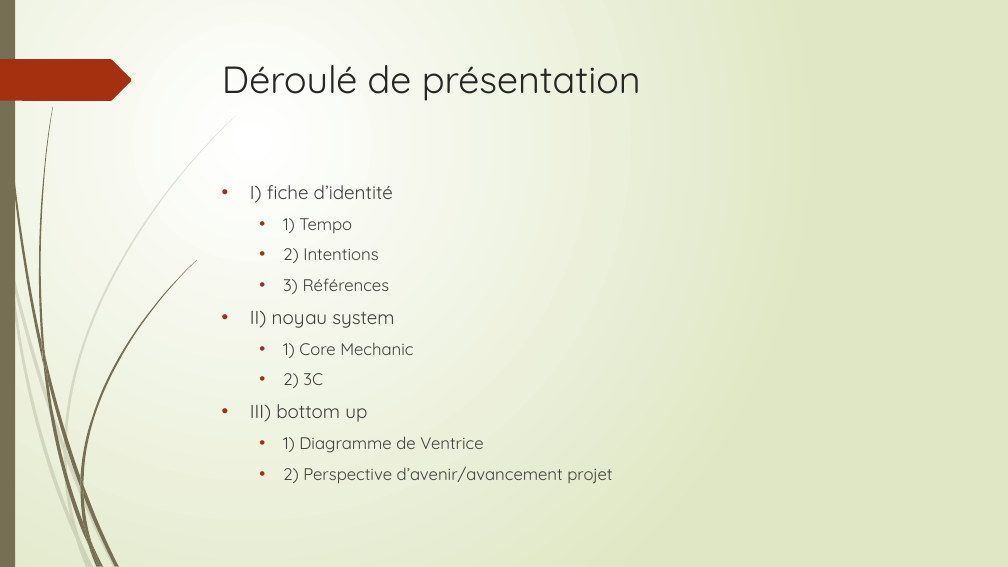
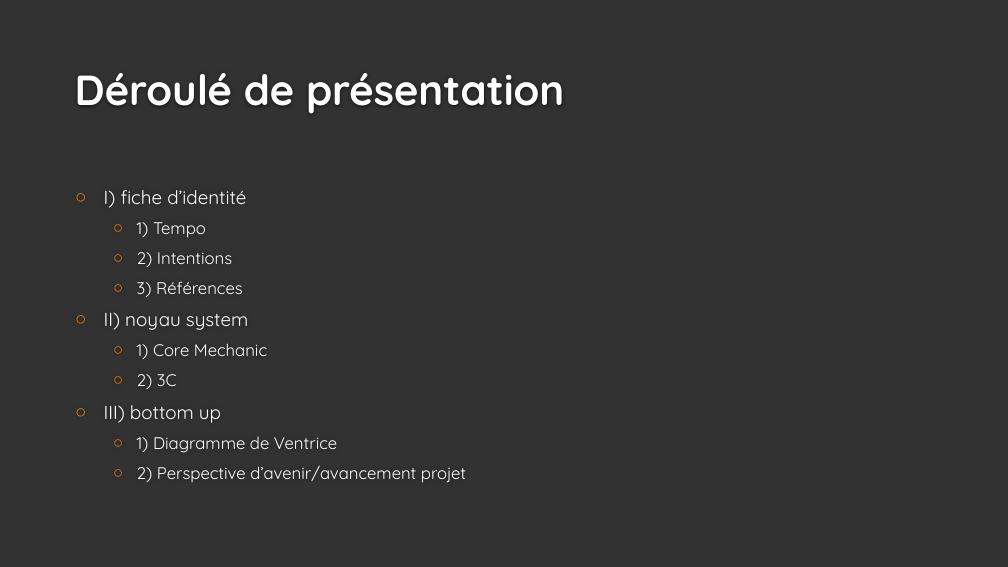
Before and after one commit to Quentingautier2B/Phainiks, a slide deck: slide 2 of Documents/Prez/Phainiks.pptx. Drawn at 1008x567 pixels with LibreOffice and Linux fonts; fonts in the diff are those of the drawing; background and template pictures are left out. Boxes give left, top, right and bottom in pixels: in the first picture for what was removed or moved away, otherwise in the second. Text is boxed around its words. In the diff, an @@ line names an element or a change of style, - is before the commit and + after.

```diff
--- a/Documents/Prez/Phainiks.pptx
+++ b/Documents/Prez/Phainiks.pptx
@@ background gradient #FFFFFF to #DFE8C4 to #323232 @@
@@ rectangle removed at (x1=0, y1=0, x2=15, y2=567) @@
@@ freeform shape removed at (x1=0, y1=59, x2=132, y2=101) @@
@@ title "Déroulé de présentation" moved from (x1=222, y1=65, x2=641, y2=101) to (x1=75, y1=73, x2=564, y2=114) @@
@@ title "Déroulé de présentation" at (x1=75, y1=73, x2=564, y2=114): size 36 to 40 pt, text colour #262626 to #FEFEFE, bold on; vertical alignment top to bottom @@
@@ text "I) fiche d’identité" moved from (x1=250, y1=185, x2=612, y2=484) to (x1=104, y1=190, x2=466, y2=483) @@
@@ text "I) fiche d’identité" at (x1=104, y1=190, x2=466, y2=483): text colour #404040 to #FFFFFF; bullet • to ○; bullet colour #A53010 to #F07F09; vertical alignment top to middle @@
@@ group removed at (x1=0, y1=116, x2=236, y2=567): 10 freeform shapes @@
@@ group removed at (x1=2, y1=0, x2=197, y2=567): 12 freeform shapes @@
```
Also in this commit, not shown: 8 other slides changed.
